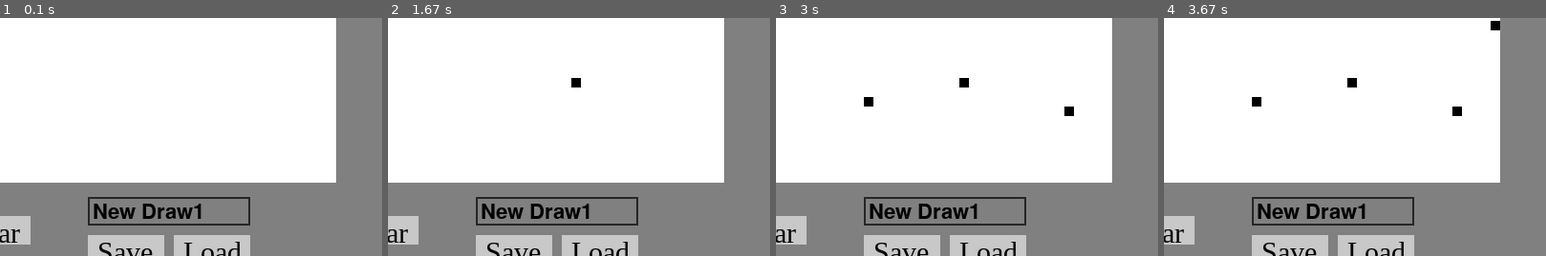
Above: before the commit, frames 1-4 (left to right).
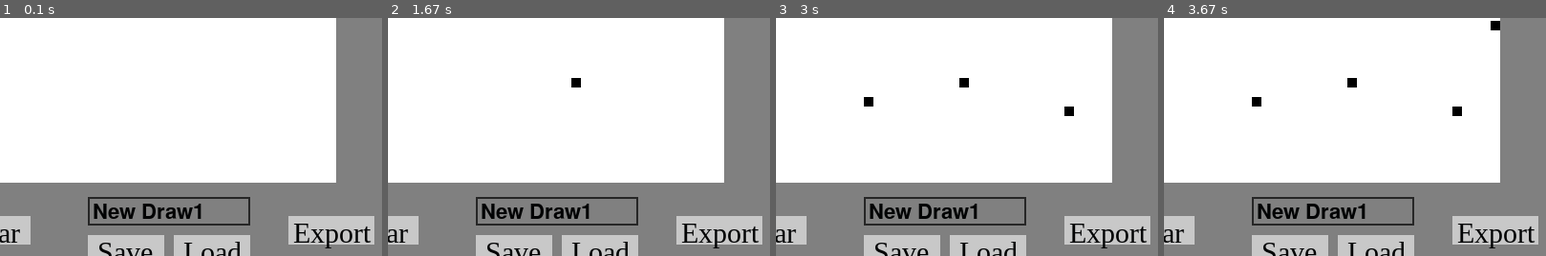
Above: after the commit, the same moments.

Repository: ishaan55/Paint-using-Pygame
Game: pygame game, started from Paint.py
Same seed, same stepped clock (60 frames per second), same inputs: the game is played once before the commit and once after it.
Inputs (mouse positions are % of the whole screen's width and height, from its top left):
- Up to frame 1 (0.1 s): no input
- Up to frame 2 (1.67 s): click (81, 91) at 0.38 s, where only the run after the commit has a clickable "Export"; click (26, 51) at 0.72 s; click "New Draw1" at 1.05 s; click (62, 59) at 1.38 s
- Up to frame 3 (3 s): click (14, 47) at 1.72 s; click (50, 62) at 2.05 s; click (76, 66) at 2.38 s; click (76, 41) at 2.72 s
- Up to frame 4 (3.67 s): click (81, 48) at 3.05 s; click (71, 32) at 3.38 s
The pictures show only the part of the screen within x 37-87%, y 45-95%; the shares and areas given below are measured in that part.

The runs differ from the first frame. In frame 1, 2.6% of the frame differs, in the area x 75-98%, y 83-97%; in frame 2, 2.6%; in frame 3, 2.6%; in frame 4, 2.6%.

Commit message:
Added export function

Diff:
--- a/Paint.py
+++ b/Paint.py
@@ -30,6 +30,7 @@
 clear = font.render('Clear',True,(1,2,3))
 save = font.render('Save',True,(1,2,3))
 load = font.render('Load',True,(1,2,3))
+exp = font.render('Export',True,(1,2,3))
 
 class pixels:
     def __init__(self,x,y,color,width):
@@ -85,6 +86,10 @@
     top.destroy()
     return filename
 
+def export(surface,file_name):
+    a = surface.subsurface((0,0,Canvas_Width,Canvas_Height))
+    pygame.image.save(a,file_name+'.png')
+
 textbox = pygame.Rect(390,HEIGHT-85,170,30)
 textbox_passive_color = pygame.Color('gray15')
 textbox_active_color = pygame.Color('lightskyblue3')
@@ -120,6 +125,11 @@
     WIN.blit(save,(400,HEIGHT-44))
     pygame.draw.rect(WIN,(200,200,200),(480,HEIGHT-45,80,30))
     WIN.blit(load,(490,HEIGHT-44))
+
+    # Export
+    pygame.draw.rect(WIN,(200,200,200),(600,HEIGHT-65,90,30))
+    WIN.blit(exp,(605,HEIGHT-64))
+
 
     for i in range(rows):
         for j in range(cols):
@@ -217,6 +227,10 @@
                             pickle.dump(grid,file2)
                             file2.close()
 
+                elif mx > 600 and mx < 690:
+                    if my > HEIGHT-65 and my < HEIGHT - 65 + 30:
+                        export(WIN,file_name)
+
                 elif mx > Canvas_Width+90 and mx < Canvas_Width+120:
                     if my > 20 and my < 50:
                         pen_state = 1
@@ -229,6 +243,7 @@
                     if my > 70 and my < 100:
                         pen_color = (255,255,255)
                         pen_state = 0
+
                 else:
                     for i in colors:
                         if i.clicked(mx,my):
